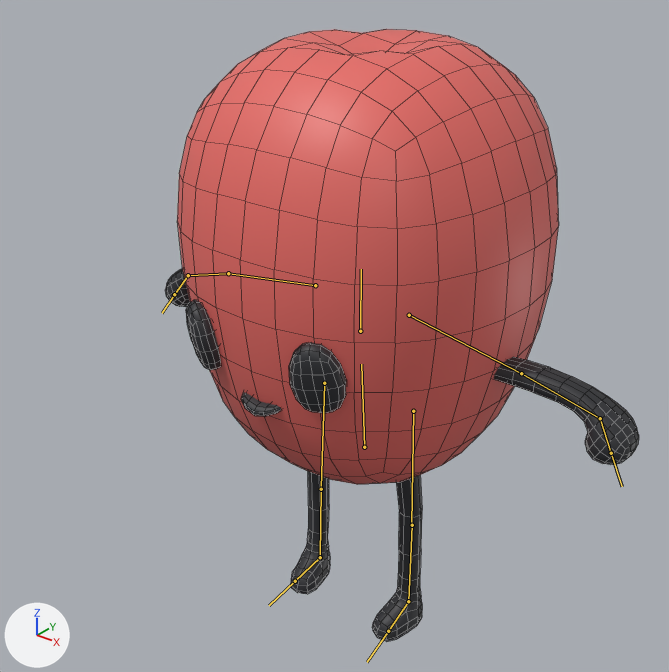
The FBX model Assets/Flat Models/tomato_char.fbx, before and after one commit.
Both versions are drawn from a 50 mm lens placed at (1.84, -2.49, 2.68), pointed at (-0.02, -0.16, 1.23). The lights are fixed; the arrows at lower left show +X, +Y and +Z. The bones that bend it are drawn over the model as lines. Mesh edges are drawn as thin lines.

Objects in the first picture: 'Cherry Tomato'.
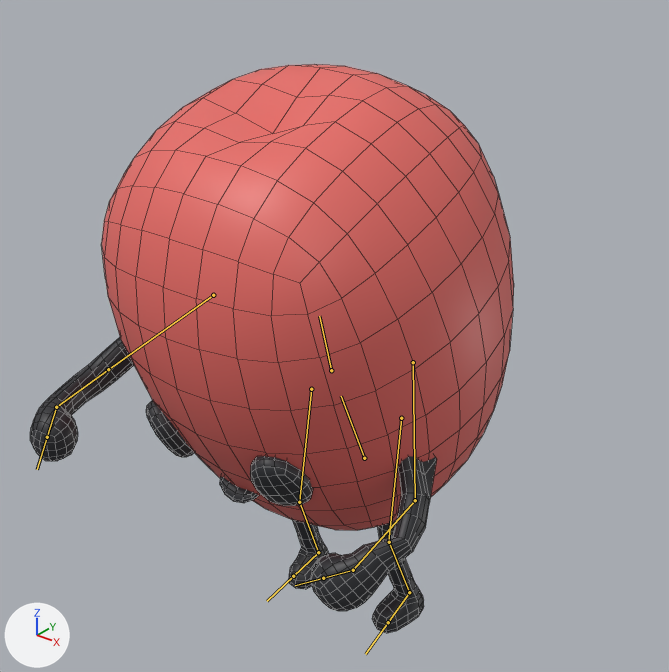
The newer file adds an action. The first version stands in its rest pose; the second is drawn at frame 30 of the action 'Armature.001|Fix_tomato'.

Pixel boxes [x1, y1, x2, y2] of what changed, in the pictures (669 x 672 px):
```json
{"object": "Cherry Tomato", "change": "posed", "before": [165, 29, 639, 642], "after": [30, 64, 514, 633], "on screen": "7% shorter"}
{"bone": "Spine 1", "before": "(364, 447) to (361, 364)", "after": "(364, 458) to (341, 396)"}
{"bone": "Thigh.L", "before": "(413, 411) to (411, 525)", "after": "(401, 418) to (388, 542)"}
{"bone": "Shin.L", "before": "(412, 525) to (408, 601)", "after": "(389, 542) to (409, 592)"}
{"bone": "Foot.L", "before": "(408, 601) to (388, 631)", "after": "(409, 592) to (388, 622)"}
{"bone": "Thigh.R", "before": "(324, 383) to (321, 488)", "after": "(311, 389) to (299, 501)"}
{"bone": "Shin.R", "before": "(321, 489) to (320, 557)", "after": "(299, 502) to (318, 552)"}
{"bone": "Foot.R", "before": "(320, 557) to (295, 581)", "after": "(318, 552) to (293, 576)"}
{"bone": "Spine 2", "before": "(360, 331) to (361, 269)", "after": "(331, 370) to (319, 316)"}
{"bone": "Upper Arm.L", "before": "(409, 315) to (521, 373)", "after": "(413, 362) to (415, 500)"}
{"bone": "Forearm.L", "before": "(521, 373) to (600, 418)", "after": "(415, 500) to (353, 570)"}
{"bone": "Upper Arm.R", "before": "(315, 285) to (228, 273)", "after": "(213, 295) to (108, 369)"}
{"bone": "Forearm.R", "before": "(228, 273) to (188, 275)", "after": "(108, 369) to (56, 407)"}
```

Scene script edits in JSON lines:
```json
{"block": "bone_spine_1", "where": "bone_spine_1 = bpy.data.objects['Armature.001'].pose.bones['Spine 1']"}
{"op": "set", "path": "bone_spine_1.location", "old": "(0.0, 0.0, 0.0)", "new": "(0.001, -0.083, 0.007)"}
{"op": "set", "path": "bone_spine_1.rotation_quaternion", "old": "(1.0, 0.0, 0.0, 0.0)", "new": "(0.986, 0.165, 0.001, 0.0)", "note": "degrees (0, 0, 0) -> degrees (19, 0, 0)"}
{"block": "bone_thigh_l", "where": "bone_thigh_l = bpy.data.objects['Armature.001'].pose.bones['Thigh.L']  # child of 'Spine 1'"}
{"op": "set", "path": "bone_thigh_l.location", "old": "(0.0, 0.0, 0.0)", "new": "(0.041, -0.11, -0.003)"}
{"op": "set", "path": "bone_thigh_l.rotation_quaternion", "old": "(1.0, 0.0, 0.0, 0.0)", "new": "(0.97, 0.0, -0.007, 0.242)", "note": "degrees (0, 0, 0) -> degrees (0, -1, 28)"}
{"block": "bone_shin_l", "where": "bone_shin_l = bpy.data.objects['Armature.001'].pose.bones['Shin.L']  # child of 'Thigh.L'"}
{"op": "set", "path": "bone_shin_l.rotation_quaternion", "old": "(1.0, 0.0, 0.0, 0.0)", "new": "(0.959, 0.001, 0.008, -0.283)", "note": "degrees (0, 0, 0) -> degrees (0, 1, -33)"}
{"block": "bone_foot_l", "where": "bone_foot_l = bpy.data.objects['Armature.001'].pose.bones['Foot.L']  # child of 'Shin.L'"}
{"op": "set", "path": "bone_foot_l.rotation_quaternion", "old": "(1.0, 0.0, 0.0, 0.0)", "new": "(0.982, -0.006, 0.0, 0.186)", "note": "degrees (0, 0, 0) -> degrees (-1, 0, 21)"}
{"block": "bone_thigh_r", "where": "bone_thigh_r = bpy.data.objects['Armature.001'].pose.bones['Thigh.R']  # child of 'Spine 1'"}
{"op": "set", "path": "bone_thigh_r.location", "old": "(0.0, 0.0, 0.0)", "new": "(-0.026, -0.112, -0.004)"}
{"op": "set", "path": "bone_thigh_r.rotation_quaternion", "old": "(1.0, 0.0, 0.0, 0.0)", "new": "(0.975, 0.0, 0.013, -0.222)", "note": "degrees (0, 0, 0) -> degrees (0, 1, -26)"}
{"block": "bone_shin_r", "where": "bone_shin_r = bpy.data.objects['Armature.001'].pose.bones['Shin.R']  # child of 'Thigh.R'"}
{"op": "set", "path": "bone_shin_r.rotation_quaternion", "old": "(1.0, 0.0, 0.0, 0.0)", "new": "(0.973, 0.0, -0.008, 0.231)", "note": "degrees (0, 0, 0) -> degrees (0, -1, 27)"}
{"block": "bone_foot_r", "where": "bone_foot_r = bpy.data.objects['Armature.001'].pose.bones['Foot.R']  # child of 'Shin.R'"}
{"op": "set", "path": "bone_foot_r.rotation_quaternion", "old": "(1.0, 0.0, 0.0, 0.0)", "new": "(0.984, -0.009, 0.005, -0.176)", "note": "degrees (0, 0, 0) -> degrees (-1, 0, -20)"}
{"block": "bone_spine_2", "where": "bone_spine_2 = bpy.data.objects['Armature.001'].pose.bones['Spine 2']  # child of 'Spine 1'"}
{"op": "set", "path": "bone_spine_2.rotation_quaternion", "old": "(1.0, 0.0, 0.0, 0.0)", "new": "(0.999, -0.041, -0.028, 0.007)", "note": "degrees (0, 0, 0) -> degrees (-5, -3, 1)"}
{"block": "bone_upper_arm_l", "where": "bone_upper_arm_l = bpy.data.objects['Armature.001'].pose.bones['Upper Arm.L']  # child of 'Spine 2'"}
{"op": "set", "path": "bone_upper_arm_l.location", "old": "(0.0, 0.0, 0.0)", "new": "(-0.131, 0.252, -0.034)"}
{"op": "set", "path": "bone_upper_arm_l.rotation_quaternion", "old": "(1.0, 0.0, 0.0, 0.0)", "new": "(0.799, 0.276, -0.383, -0.373)", "note": "degrees (0, 0, 0) -> degrees (53, -24, -62)"}
{"op": "set", "path": "bone_upper_arm_l.scale", "old": "(1.0, 1.0, 1.0)", "new": "(0.97, 0.99, 1.0)"}
{"block": "bone_forearm_l", "where": "bone_forearm_l = bpy.data.objects['Armature.001'].pose.bones['Forearm.L']  # child of 'Upper Arm.L'"}
{"op": "set", "path": "bone_forearm_l.rotation_quaternion", "old": "(1.0, 0.0, 0.0, 0.0)", "new": "(0.925, 0.23, 0.178, -0.245)", "note": "degrees (0, 0, 0) -> degrees (22, 26, -24)"}
{"block": "bone_upper_arm_r", "where": "bone_upper_arm_r = bpy.data.objects['Armature.001'].pose.bones['Upper Arm.R']  # child of 'Spine 2'"}
{"op": "set", "path": "bone_upper_arm_r.location", "old": "(0.0, 0.0, 0.0)", "new": "(0.247, 0.357, 0.139)"}
{"op": "set", "path": "bone_upper_arm_r.rotation_quaternion", "old": "(1.0, 0.0, 0.0, 0.0)", "new": "(0.621, 0.366, 0.536, 0.438)", "note": "degrees (0, 0, 0) -> degrees (80, 20, 88)"}
{"op": "set", "path": "bone_upper_arm_r.scale", "old": "(1.0, 1.0, 1.0)", "new": "(0.96, 1.0, 1.0)"}
{"block": "bone_forearm_r", "where": "bone_forearm_r = bpy.data.objects['Armature.001'].pose.bones['Forearm.R']  # child of 'Upper Arm.R'"}
{"op": "set", "path": "bone_forearm_r.rotation_quaternion", "old": "(1.0, 0.0, 0.0, 0.0)", "new": "(0.949, 0.176, -0.198, 0.17)", "note": "degrees (0, 0, 0) -> degrees (17, -26, 16)"}
```
